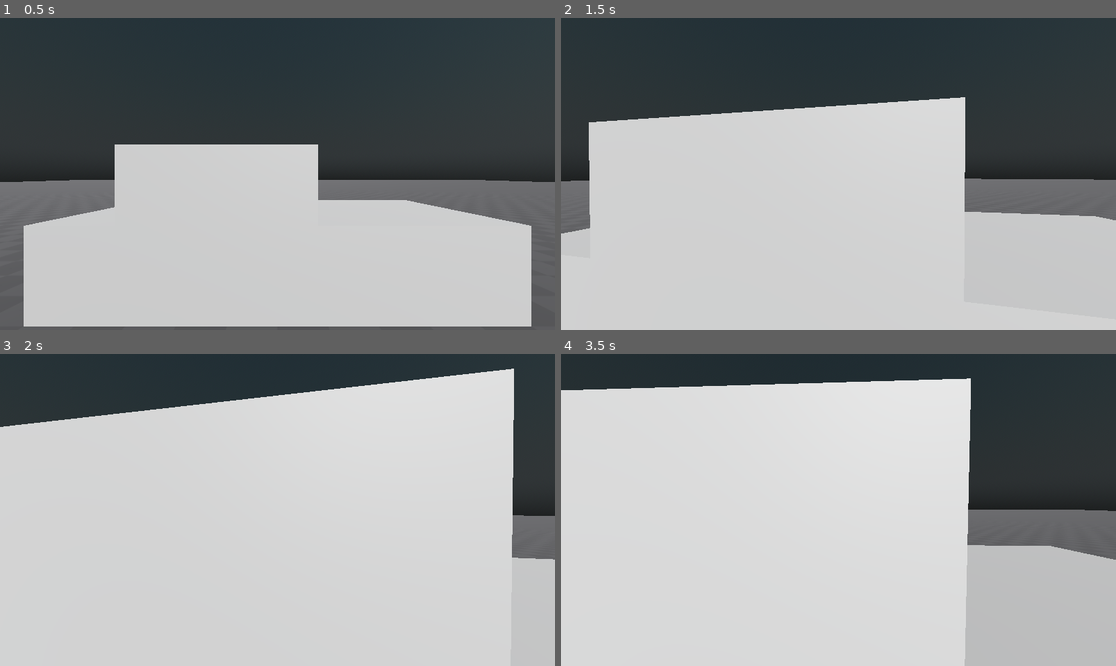
Above: before the commit, frames 1-4 (two rows, left to right).
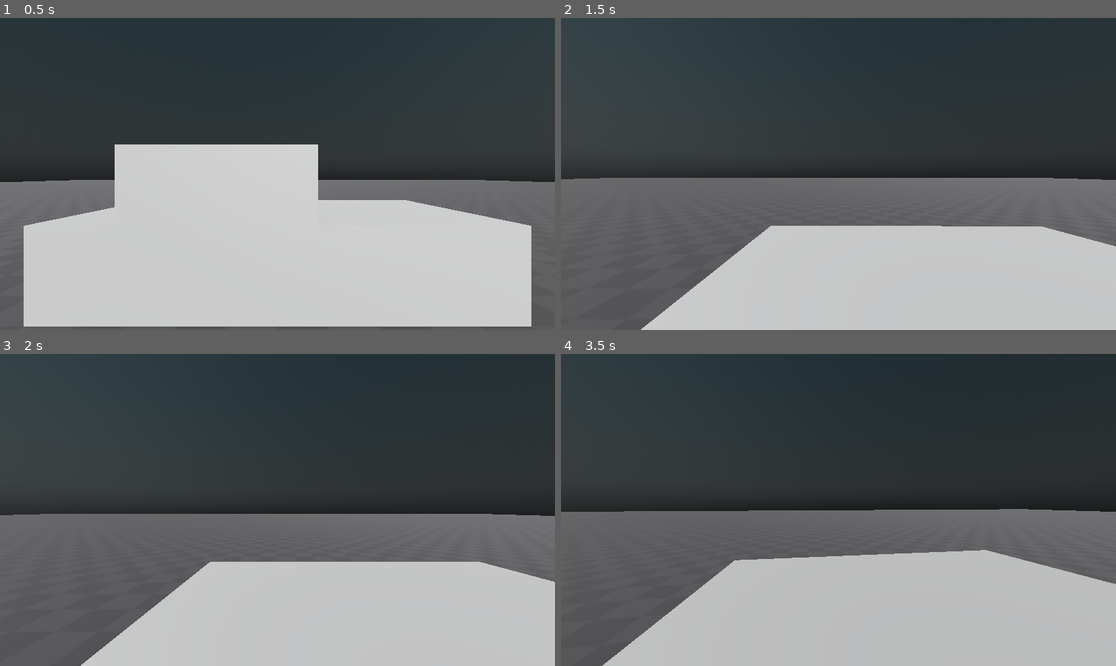
Above: after the commit, the same moments.

Repository: FroggLeo/driving-game
Game: Godot game, scene res://world.tscn
Same seed, same stepped clock (60 frames per second), same inputs: the game is played once before the commit and once after it.
Inputs (mouse positions are in pixels of both pictures, inside the frame that each line leads up to):
- Up to frame 1 (0.5 s): no input
- Up to frame 2 (1.5 s): tap Enter at 0.5 s; move the mouse to (866, 174) at 0.52 s; hold Shift (crouch) 0.53-1.28 s; hold W (move_forward) from 0.53 s (still down); move the mouse to (810, 174) at 1.27 s; tap E (interact) at 1.35 s
- Up to frame 3 (2 s): keep holding W (move_forward)
- Up to frame 4 (3.5 s): keep holding W (move_forward); tap Space (brake) at 2 s; move the mouse to (849, 503) at 2.02 s; hold Right mouse button (move_camera) 2.03-2.78 s; move the mouse to (832, 516) at 2.77 s; tap Ctrl (sprint) at 2.85 s

Frame 1 is identical in both runs. In frame 2, 35% of the frame differs, in the area x 0-100%, y 25-100%; in frame 3, 58%; in frame 4, 67%, in the area x 0-100%, y 7-100%.
Error before the commit: Parse Error: Expected variable name after "var". (res://car/car.gd:101)

Commit message:
add all the other forces, add them together for forward and reverse!

Diff:
--- a/godot_project/car/car.gd
+++ b/godot_project/car/car.gd
@@ -14,13 +14,17 @@
 @export var min_speed: float = 1.0
 # maximum force when braking
 @export var max_brake_force: float = 9000.0
+
 # natural engine brake force when the petal is lifted
-@export var engine_brake_force: float = 300.0
-
-# force of the roll is the mass of the car * coef * gravity
-@export var rolling_resistance_coef: float = 200.0
+# simple modeling using this function:
+# force = -brake_force_max * v / (v + brake_fade_speed)
+@export var engine_brake_force_max: float = 1000.0
+@export var engine_brake_fade_speed: float = 25.0
+# force of the roll is the mass * coef * gravity
+@export var rolling_resistance_coef: float = 0.012
 # aerodynamic drag constant
-@export var drag_coef: float = 0.6
+@export var drag_coef: float = 0.55
+@export var air_density: float = 1.225
 
 # mass of the truck in kg
 @export var car_mass: float = 1700.0
@@ -31,12 +35,6 @@
 @export var long_cof: float = 0.85
 # gravity
 @export var gravity: float = 9.81
-
-# change in steering per second, steering goes from -1 to 1
-# steering speed when the car is stopped
-@export var steering_speed_00: float = 1.0
-# steering speed at 30m/s
-@export var steering_speed_30: float = 0.4
 
 # dedzone of the input
 @export var deadzone: float = 0.01
@@ -52,6 +50,7 @@
 #@onready var car_mesh = $mesh
 
 var riders: Array[CharacterBody3D] = []
+var total_mass := car_mass # add item masses here too
 
 # Called when the node enters the scene tree for the first time.
 func _ready():
@@ -77,9 +76,16 @@
 	var s := v.length()
 	var forward := -global_transform.basis.z
 	var right := global_transform.basis.x
+	# speed along the forward direction, -1 to 1
+	var v_forward := v.dot(forward)
 
 	# the overall drive input
 	var drive_input := throttle_input - reverse_input
+
+	# steer
+	if abs(steer_input) > deadzone and abs(v_forward) > 0.1:
+		pass
+
 
 	# forward and reverse throttle
 	# reverse will simply apply a negative force to 'brake'
@@ -89,20 +95,32 @@
 		# using formula engine_force = (power * input) / velocity
 		var total_power = max_power_watts * drivechain_efficiency
 		drive_force = (total_power * drive_input) / max(min_speed, s)
-		print("calculated drive input: " + str(drive_input))
-		print("calculated drive force: " + str(drive_force))
+		#print("calculated drive input: " + str(drive_input))
+		#print("calculated drive force: " + str(drive_force))
 
-	# steer
-	if abs(steer_input) > deadzone:
-		pass
+	# brakes
+	var brake_force: float = 0.0
+	if brake_input > deadzone:
+		brake_force = max_brake_force * brake_input * -sign(v_forward)
 
-	# brake
-	if brake_input > deadzone:
-		var
+	# coasting force, no pedals down
+	var engine_force: float = 0.0
+	if abs(drive_input) <= deadzone and abs(v_forward) > 0.01:
+		engine_force = -engine_brake_force_max * s / (s + engine_brake_fade_speed)
 
+	# rolling resistance and aerodynamic drag
+	var resist_force: float = 0.0
+	if s > 0.01:
+		# drag calculation based on the formula
+		var drag_force = air_density * s * s * 4 * drag_coef / 2
+		var roll_force = rolling_resistance_coef * total_mass * gravity
+		# -sign(v_forward) allows us to apply the force in the opposite direction of the movement
+		resist_force = (drag_force + roll_force) * -sign(v_forward)
 
-	# apply all forces
-	apply_central_force(forward * drive_force)
+	# add all da forces
+	var total_long_force = drive_force + brake_force + engine_force + resist_force
+	# apply the force
+	apply_central_force(forward * total_long_force)
 
 func _body_entered(body: Node) -> void:
 	if body is CharacterBody3D and body.has_method("set_interactable"):
--- a/godot_project/car/car.tscn
+++ b/godot_project/car/car.tscn
@@ -20,21 +20,6 @@
 [node name="car" type="RigidBody3D"]
 physics_material_override = SubResource("PhysicsMaterial_2gitb")
 script = ExtResource("1_2gitb")
-max_power_watts = null
-drivechain_efficiency = null
-max_tractive_force = null
-min_speed = null
-max_brake_force = null
-engine_brake_force = null
-rolling_resistance_coef = null
-drag_coef = null
-car_mass = null
-lat_cof = null
-long_cof = null
-gravity = null
-steering_speed_00 = null
-steering_speed_30 = null
-deadzone = null
 
 [node name="mesh" type="Node3D" parent="."]
 
@@ -65,7 +50,7 @@
 transform = Transform3D(1, 0, 0, 0, 1, 0, 0, 0, 1, -0.5, 1.3999999, -1)
 
 [node name="exit_0" type="Marker3D" parent="markers"]
-transform = Transform3D(1, 0, 0, 0, 1, 0, 0, 0, 1, -1.5, 0, -1)
+transform = Transform3D(1, 0, 0, 0, 1, 0, 0, 0, 1, -1.6, 0, -1)
 
 [node name="seat_0" type="Marker3D" parent="markers"]
 transform = Transform3D(1, 0, 0, 0, 1, 0, 0, 0, 1, -0.5, 0, -1)
